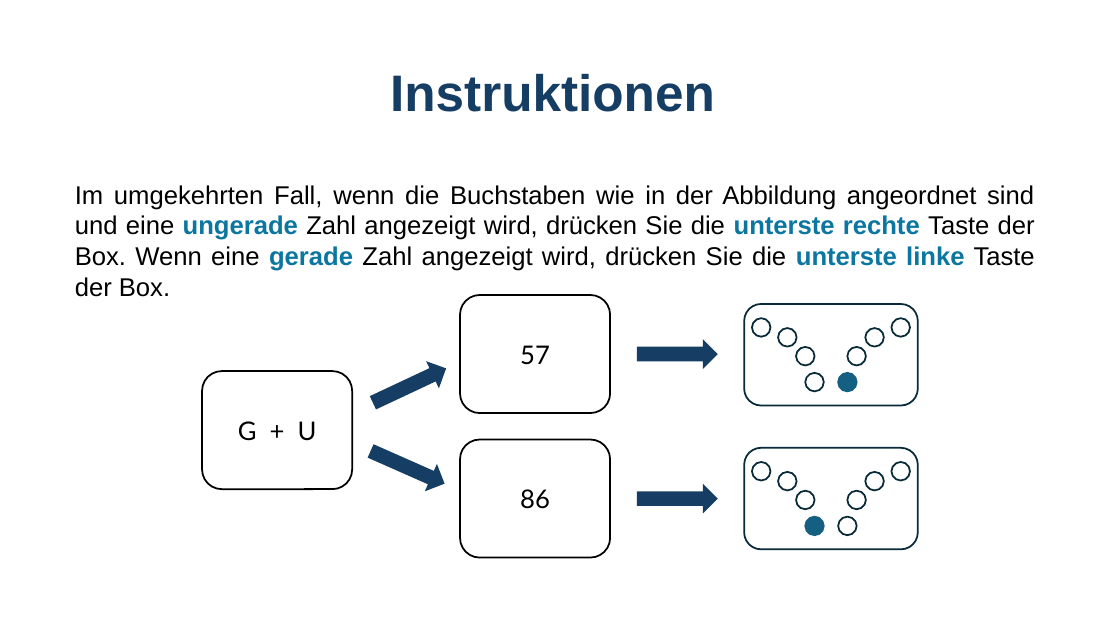
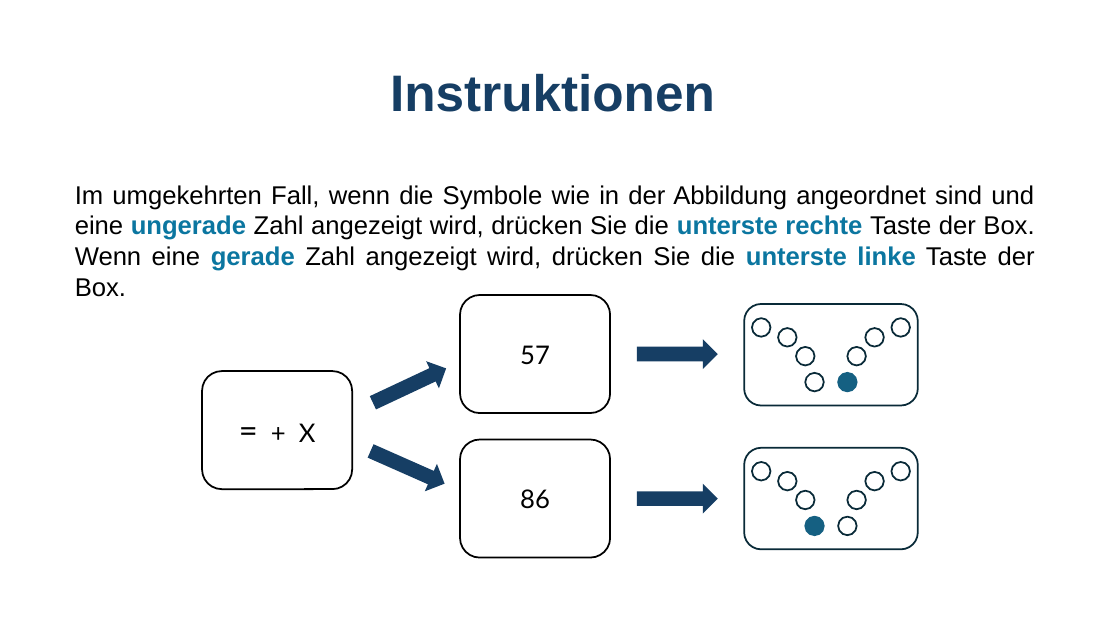
Before and after one commit to GidonFrischkorn/Ambizione-IndividualDifferencesStudy, a slide deck: slide 5 of tasks/number_judgement_changingSR/assets/instructions_digit_changeSRBOX.pptx. Drawn at 1120x630 pixels with LibreOffice and Linux fonts; fonts in the diff are those of the drawing. Boxes give left, top, right and bottom in pixels: in the first picture for what was removed or moved away, otherwise in the second. Text is boxed around its words. In the diff, an @@ line names an element or a change of style, - is before the commit and + after.

```diff
--- a/tasks/number_judgement_changingSR/assets/instructions_digit_changeSRBOX.pptx
+++ b/tasks/number_judgement_changingSR/assets/instructions_digit_changeSRBOX.pptx
@@ text at <box>75,185,1035,297</box>: text changed @@
-Im umgekehrten Fall, wenn die Buchstaben wie in der Abbildung angeordnet sind und eine ungerade Zahl angezeigt wird, drücken Sie die unterste rechte Taste der Box. Wenn eine gerade Zahl angezeigt wird, drücken Sie die unterste linke Taste der Box.
+Im umgekehrten Fall, wenn die Symbole wie in der Abbildung angeordnet sind und eine ungerade Zahl angezeigt wird, drücken Sie die unterste rechte Taste der Box. Wenn eine gerade Zahl angezeigt wird, drücken Sie die unterste linke Taste der Box.
@@ text at <box>299,423,316,442</box>: text changed @@
-G + U
+= + X
```
Also in this commit, not shown: 3 other slides changed, 12 other files.
